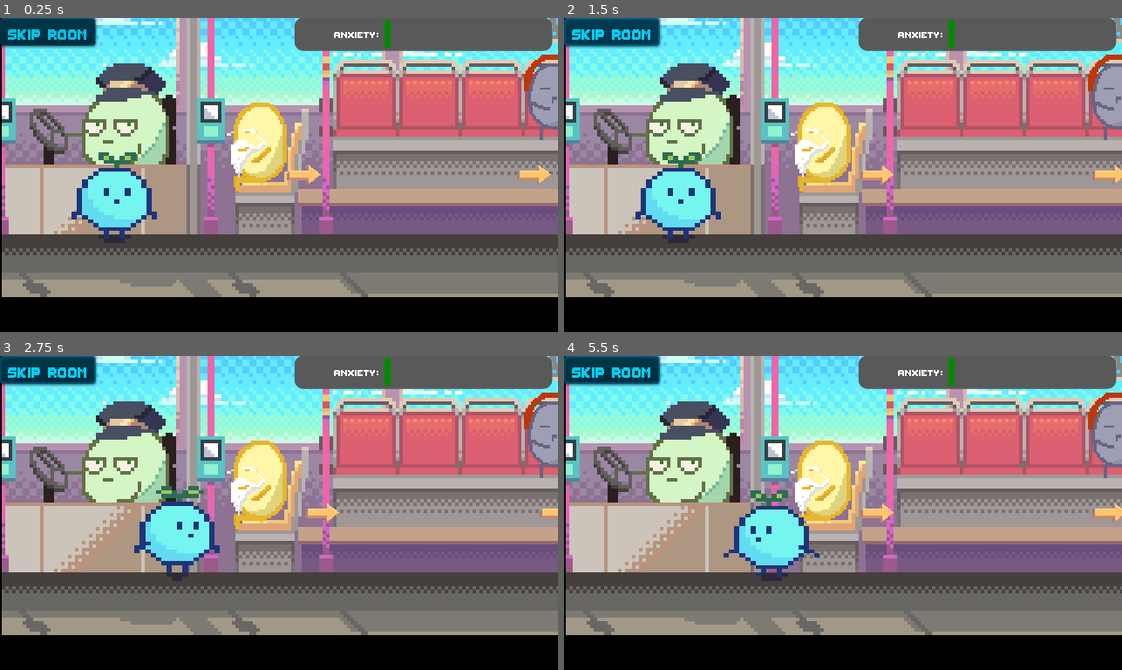
Above: before the commit, frames 1-4 (two rows, left to right).
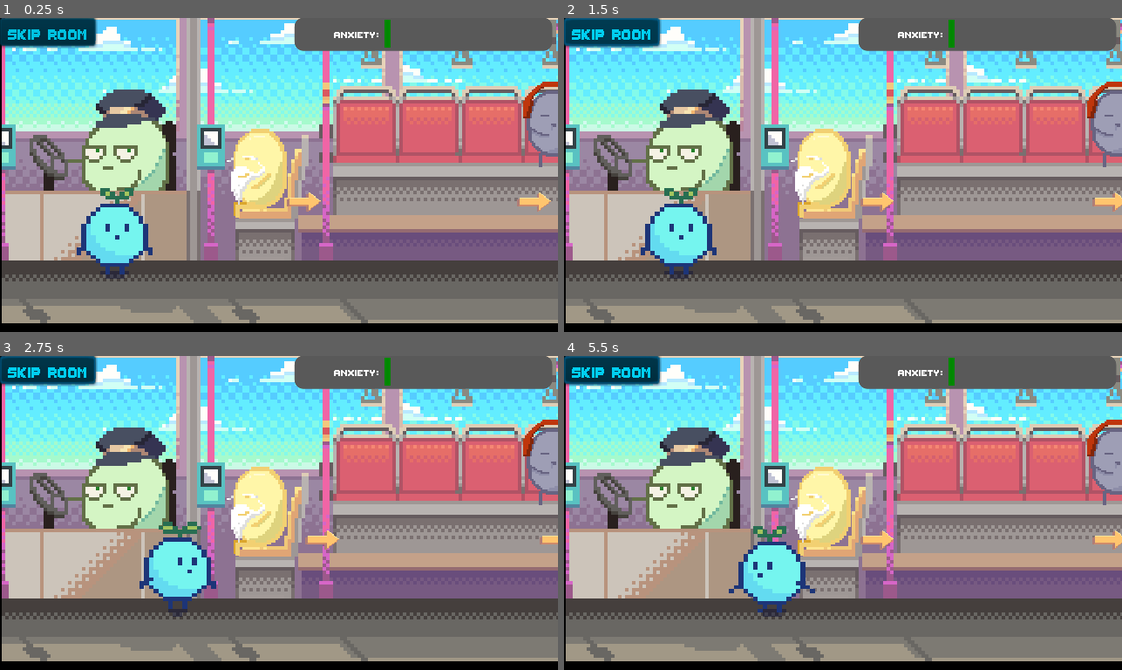
Above: after the commit, the same moments.

Repository: Tkaixiang/Microbform
Game: Godot game, scene res://Rooms/Bus.tscn
Same seed, same stepped clock (60 frames per second), same inputs: the game is played once before the commit and once after it. This scene is started directly instead of the project's main scene.
Inputs (mouse positions are in pixels of both pictures, inside the frame that each line leads up to):
- Up to frame 1 (0.25 s): no input
- Up to frame 2 (1.5 s): click "Skip Room" at 0.5 s; click "Skip Room" at 1.25 s
- Up to frame 3 (2.75 s): tap Enter (enter) at 2, 2.1 s; move the mouse to (401, 497) at 2.02 s; hold Right (ui_right) from 2.03 s (still down); click (401, 497) at 2.17 s
- Up to frame 4 (5.5 s): release Right (ui_right) at 2.75 s; drag from (731, 528) to (815, 575) at 2.77 s; move the mouse to (898, 443) at 3.52 s; hold Right (ui_right) 3.53-4.25 s; tap Enter (enter) at 3.6, 5.1 s; click (898, 443) at 3.67 s; drag from (815, 575) to (675, 465) at 4.27 s; move the mouse to (1010, 560) at 5.02 s; hold Left (ui_left) from 5.03 s (still down); click (1010, 560) at 5.17 s

The runs differ from the first frame. In frame 1, 70% of the frame differs, in the area x 0-100%, y 0-98%; in frame 2, 70%; in frame 3, 71%; in frame 4, 71%.
Error in both runs: Invalid get index 'scenePath' (on base: 'null instance'). (res://assets/Skip/Skip.gd:8)

Commit message:
more bus stuff

Diff:
--- a/Mindfulhacks/Rooms/Bus.gd
+++ b/Mindfulhacks/Rooms/Bus.gd
@@ -133,7 +133,7 @@
 # Creating functions for each scene because it's too confusing uwu
 func scene_1():
 	questionNumber = 1
-	SpeechText.setPic("res://assets/Bus/wallet_missing.png")
+	SpeechText.setPic("res://assets/Bus/wallet/wallet_missing.png")
 	root.setAnxietyMeter(anxietyLevel + 0.1, true)
 	SpeechText.addQuestion("You're on a bus! Time to pull out your wallet", ["Check left pocket", "Check right pocket", "Check bag"])
 
@@ -156,7 +156,7 @@
 
 func scene_6():
 	questionNumber = 6
-	SpeechText.setPic("res://assets/Bus/wallet_found.png")
+	SpeechText.setPic("res://assets/Bus/wallet/wallet_found.png")
 	SpeechText.addMsg("You've found your wallet! You pull it out with a sigh of relief.")
 	SpeechText.addQuestion("Now, better get tapping.", ["Tap wallet against scanner"])
 
@@ -168,13 +168,13 @@
 	questionNumber = 8
 	root.setAnxietyMeter(anxietyLevel + 0.1, true)
 	SpeechText.addQuestion("BUZZ. Invalid card.", ["Try again, but press harder this time", "Take EZ-link card out"])
-	SpeechText.setPic("res://assets/Bus/nay.png")
+	SpeechText.setPic("res://assets/Bus/cardreader/nay.png")
 	start_timer()
 
 func scene_9():
 	questionNumber = 9
 	SpeechText.addQuestion("Mmm...still nothing...", ["Tap card again, but this time at an angle", "Take EZ-link card out"])
-	SpeechText.setPic("res://assets/Bus/nay.png")
+	SpeechText.setPic("res://assets/Bus/cardreader/nay.png")
 	start_timer()
 
 func scene_10():
@@ -191,7 +191,7 @@
 
 func scene_13():
 	questionNumber = 13
-	SpeechText.setPic("res://assets/Bus/yay.png")
+	SpeechText.setPic("res://assets/Bus/cardreader/yay.png")
 	SpeechText.addMsg("It's out! You tap your wallet against the card reader and it flashes the card value screen of success.")
 
 	root.setAnxietyMeter(anxietyLevel + 0.1, true)
@@ -200,19 +200,19 @@
 func scene_14():
 	questionNumber = 14
 	SpeechText.addQuestion("Still nope.", ["Keep tapping", "Take EZ-link card out"])
-	SpeechText.setPic("res://assets/Bus/nay.png")
+	SpeechText.setPic("res://assets/Bus/cardreader/nay.png")
 	start_timer()
 
 func scene_15():
 	questionNumber = 15
 	SpeechText.addQuestion("ArghhHHHHHHHh.", ["There's no going back. Tap card."])
-	SpeechText.setPic("res://assets/Bus/nay.png")
+	SpeechText.setPic("res://assets/Bus/cardreader/nay.png")
 	start_timer()
 
 func scene_16():
 	questionNumber = 16
 	SpeechText.addQuestion("...", ["Tap card."])
-	SpeechText.setPic("res://assets/Bus/nay.png")
+	SpeechText.setPic("res://assets/Bus/cardreader/nay.png")
 	start_timer()
 
 func scene_17():
@@ -222,12 +222,12 @@
 		SpeechText.addQuestion("...", ["Tap card."])
 	else:
 		SpeechText.addQuestion("...", ["Tap card.", "TAP. CARD."])
-	SpeechText.setPic("res://assets/Bus/nay.png")
+	SpeechText.setPic("res://assets/Bus/cardreader/nay.png")
 	start_timer()
 
 func scene_18():
 	questionNumber = 18
-	SpeechText.setPic("res://assets/Bus/yay.png")
+	SpeechText.setPic("res://assets/Bus/cardreader/yay.png")
 	SpeechText.addMsg("OH THANK THE HEAVENS. The sweet beep of success...")
 
 	root.setAnxietyMeter(anxietyLevel + 0.1, true)
@@ -243,9 +243,13 @@
 	timer.start() #to start
 
 func _on_timer_timeout():
-	SpeechText.setPic("res://assets/Bus/okay.png")
+	SpeechText.setPic("res://assets/Bus/cardreader/okay.png")
 	timer.stop()
 
 # Bus exit
 func _on_right_area_entered(area):
 	root.gotoScene("res://Rooms/BusOut.tscn")
+
+func _on_music_dude_area_input_event(viewport, event, shape_idx):
+	if event is InputEventMouseButton:
+		get_node("StaticBody2D/music_dude").play("awake")
--- a/Mindfulhacks/Rooms/Bus.tscn
+++ b/Mindfulhacks/Rooms/Bus.tscn
@@ -1,32 +1,39 @@
-[gd_scene load_steps=18 format=2]
+[gd_scene load_steps=21 format=2]
 
-[ext_resource path="res://assets/Bus/passenger_2.png" type="Texture" id=1]
+[ext_resource path="res://assets/Bus/passengers/passenger_1_asleep_2.png" type="Texture" id=1]
 [ext_resource path="res://assets/Player/Player.tscn" type="PackedScene" id=2]
 [ext_resource path="res://assets/Speech Text/SpeechText.tscn" type="PackedScene" id=3]
 [ext_resource path="res://assets/Bus/bus interior.png" type="Texture" id=4]
-[ext_resource path="res://assets/Bus/passenger_1.png" type="Texture" id=5]
+[ext_resource path="res://assets/Bus/passengers/passenger_1_asleep_1.png" type="Texture" id=5]
 [ext_resource path="res://Rooms/Bus.gd" type="Script" id=6]
-[ext_resource path="res://assets/Bus/old_man.png" type="Texture" id=7]
+[ext_resource path="res://assets/Bus/passengers/old_man.png" type="Texture" id=7]
 [ext_resource path="res://assets/AnxietyMeter/AnxietyMeter.tscn" type="PackedScene" id=8]
 [ext_resource path="res://assets/Skip/Skip.tscn" type="PackedScene" id=9]
 [ext_resource path="res://assets/Streets/arrow.png" type="Texture" id=10]
+[ext_resource path="res://assets/Bus/passengers/passenger_1_awake_1.png" type="Texture" id=11]
+[ext_resource path="res://assets/Bus/passengers/passenger_1_awake_2.png" type="Texture" id=12]
 
 [sub_resource type="RectangleShape2D" id=1]
-extents = Vector2( 208, 24 )
+extents = Vector2( 208, 9.62013 )
 
 [sub_resource type="RectangleShape2D" id=2]
 extents = Vector2( 16, 112 )
+
+[sub_resource type="RectangleShape2D" id=4]
+extents = Vector2( 10, 84.7707 )
 
 [sub_resource type="SpriteFrames" id=3]
 animations = [ {
 "frames": [ ExtResource( 5 ), ExtResource( 1 ) ],
 "loop": true,
-"name": "default",
+"name": "sleeping",
+"speed": 1.0
+}, {
+"frames": [ ExtResource( 12 ), ExtResource( 11 ), ExtResource( 12 ), ExtResource( 11 ), ExtResource( 11 ), ExtResource( 11 ), ExtResource( 11 ), ExtResource( 11 ) ],
+"loop": true,
+"name": "awake",
 "speed": 2.0
 } ]
-
-[sub_resource type="RectangleShape2D" id=4]
-extents = Vector2( 10, 84.7707 )
 
 [sub_resource type="Animation" id=5]
 resource_name = "moveRight"
@@ -66,13 +73,15 @@
 radius = 22.3101
 height = 0.0
 
+[sub_resource type="CapsuleShape2D" id=8]
+radius = 12.9203
+
 [node name="BusScene" type="Node2D"]
 script = ExtResource( 6 )
 
 [node name="CanvasLayer" type="CanvasLayer" parent="."]
 
 [node name="SpeechText" parent="CanvasLayer" instance=ExtResource( 3 )]
-visible = false
 use_parent_material = true
 margin_left = -0.529739
 margin_top = 106.119
@@ -82,10 +91,13 @@
 
 [node name="AnxietyMeter" parent="CanvasLayer" instance=ExtResource( 8 )]
 margin_left = 169.0
-margin_right = 169.0
+margin_right = 152.0
+margin_bottom = -142.0
 rect_scale = Vector2( 0.49031, 0.518644 )
 
 [node name="Skip" parent="CanvasLayer" instance=ExtResource( 9 )]
+margin_right = -243.0
+margin_bottom = -161.0
 rect_scale = Vector2( 0.72, 0.84 )
 
 [node name="StaticBody2D" type="StaticBody2D" parent="."]
@@ -96,16 +108,22 @@
 texture = ExtResource( 4 )
 
 [node name="bottom" type="CollisionShape2D" parent="StaticBody2D"]
-position = Vector2( 206.74, 203.78 )
+position = Vector2( 207.24, 186.78 )
 shape = SubResource( 1 )
 
 [node name="top" type="CollisionShape2D" parent="StaticBody2D"]
-position = Vector2( 208, 96 )
+position = Vector2( 208, 115.689 )
 shape = SubResource( 1 )
 
 [node name="left" type="CollisionShape2D" parent="StaticBody2D"]
 position = Vector2( -16.63, 121.449 )
 shape = SubResource( 2 )
+
+[node name="right" type="Area2D" parent="StaticBody2D"]
+
+[node name="CollisionShape2D" type="CollisionShape2D" parent="StaticBody2D/right"]
+position = Vector2( 422.971, 92.9191 )
+shape = SubResource( 4 )
 
 [node name="old_man" type="Sprite" parent="StaticBody2D"]
 position = Vector2( 149.214, 87.0982 )
@@ -113,15 +131,10 @@
 texture = ExtResource( 7 )
 
 [node name="music_dude" type="AnimatedSprite" parent="StaticBody2D"]
-position = Vector2( 317.475, 61.472 )
+position = Vector2( 316.811, 61.9631 )
 frames = SubResource( 3 )
+animation = "sleeping"
 playing = true
-
-[node name="right" type="Area2D" parent="StaticBody2D"]
-
-[node name="CollisionShape2D" type="CollisionShape2D" parent="StaticBody2D/right"]
-position = Vector2( 422.971, 92.9191 )
-shape = SubResource( 4 )
 
 [node name="arrow" type="Sprite" parent="."]
 position = Vector2( 183.839, 110.13 )
@@ -144,11 +157,11 @@
 anims/moveRight = SubResource( 6 )
 
 [node name="Player" parent="." instance=ExtResource( 2 )]
-position = Vector2( 63.6472, 112.676 )
-scale = Vector2( 3.06442, 2.2579 )
+position = Vector2( 64.0441, 134.106 )
+scale = Vector2( 2.74442, 2.2579 )
 
 [node name="Camera2D" type="Camera2D" parent="Player"]
-position = Vector2( -3.8147e-06, -10.6293 )
+position = Vector2( 0.69224, -19.7112 )
 scale = Vector2( 0.997433, 0.967831 )
 current = true
 limit_left = 0
@@ -163,6 +176,13 @@
 
 [node name="CardReaderTimer" type="Timer" parent="."]
 
+[node name="music_dude_area" type="Area2D" parent="."]
+
+[node name="CollisionShape2D" type="CollisionShape2D" parent="music_dude_area"]
+position = Vector2( 316.318, 65.5124 )
+shape = SubResource( 8 )
+
 [connection signal="area_entered" from="StaticBody2D/right" to="." method="_on_right_area_entered"]
 [connection signal="area_entered" from="CardReader" to="." method="_on_CardReader_area_entered"]
 [connection signal="area_exited" from="CardReader" to="." method="_on_CardReader_area_exited"]
+[connection signal="input_event" from="music_dude_area" to="." method="_on_music_dude_area_input_event"]
--- a/Mindfulhacks/Rooms/BusOut.tscn
+++ b/Mindfulhacks/Rooms/BusOut.tscn
@@ -4,9 +4,9 @@
 [ext_resource path="res://assets/Player/Player.tscn" type="PackedScene" id=2]
 [ext_resource path="res://assets/Speech Text/SpeechText.tscn" type="PackedScene" id=3]
 [ext_resource path="res://assets/Bus/bus_out_interior.png" type="Texture" id=4]
-[ext_resource path="res://assets/Bus/pole_not_hover.png" type="Texture" id=5]
+[ext_resource path="res://assets/Bus/pole/pole_not_hover.png" type="Texture" id=5]
 [ext_resource path="res://Rooms/BusOut.gd" type="Script" id=6]
-[ext_resource path="res://assets/Bus/pole_hover.png" type="Texture" id=7]
+[ext_resource path="res://assets/Bus/pole/pole_hover.png" type="Texture" id=7]
 [ext_resource path="res://assets/AnxietyMeter/AnxietyMeter.tscn" type="PackedScene" id=8]
 [ext_resource path="res://assets/Skip/Skip.tscn" type="PackedScene" id=9]
 [ext_resource path="res://assets/Streets/arrow.png" type="Texture" id=10]
Not shown: 3 places in Mindfulhacks/Rooms/BusOut.tscn that only renumber resources
Renamed: Mindfulhacks/assets/Bus/nay.png -> Mindfulhacks/assets/Bus/cardreader/nay.png
Not shown, changed: Mindfulhacks/assets/Bus/cardreader/nay.png.import
Renamed: Mindfulhacks/assets/Bus/okay.png -> Mindfulhacks/assets/Bus/cardreader/okay.png
Not shown, changed: Mindfulhacks/assets/Bus/cardreader/okay.png.import
Renamed: Mindfulhacks/assets/Bus/yay.png -> Mindfulhacks/assets/Bus/cardreader/yay.png
Not shown, changed: Mindfulhacks/assets/Bus/cardreader/yay.png.import
Binary file removed: Mindfulhacks/assets/Bus/old_man.png
Binary file removed: Mindfulhacks/assets/Bus/passenger_1.png
Binary file removed: Mindfulhacks/assets/Bus/passenger_2.png
Binary file added: Mindfulhacks/assets/Bus/passengers/old_man.png
Not shown, added: Mindfulhacks/assets/Bus/passengers/old_man.png.import
(and 16 more such lines)
